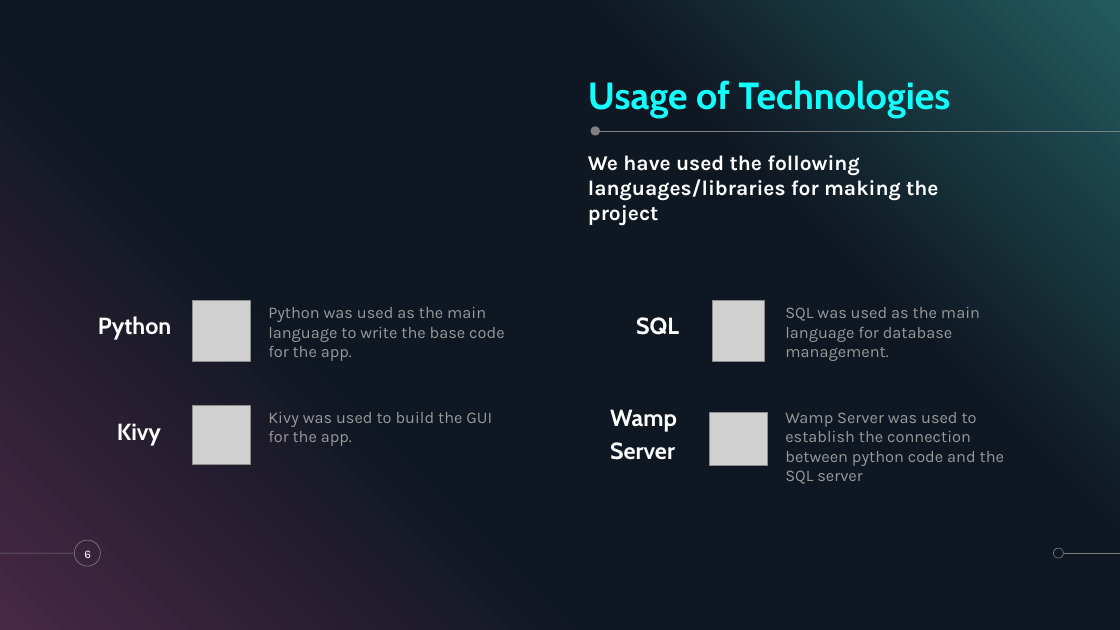
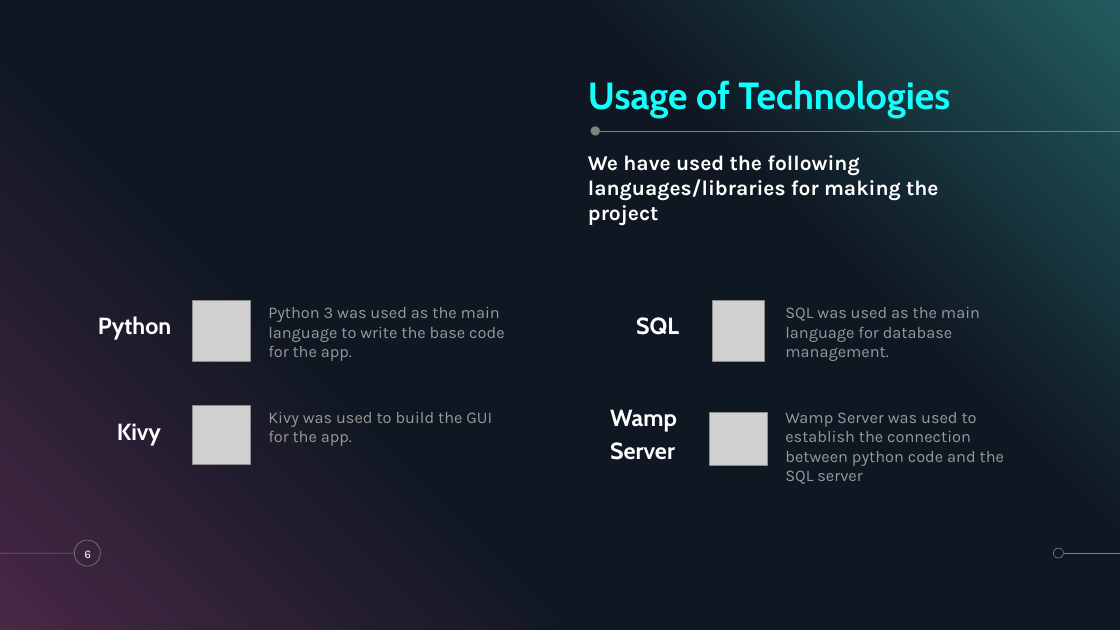
Before and after one commit to krshnknsr21/Sentiment-Analysis, a slide deck: slide 6 of Overview.pptx. Drawn at 1120x630 pixels with LibreOffice and Linux fonts; fonts in the diff are those of the drawing; grey boxes stand for pictures. Boxes give left, top, right and bottom in pixels: in the first picture for what was removed or moved away, otherwise in the second. Text is boxed around its words. In the diff, an @@ line names an element or a change of style, - is before the commit and + after.

```diff
--- a/Overview.pptx
+++ b/Overview.pptx
@@ text at [268, 307, 504, 361]: text changed @@
-Python was used as the main language to write the base code for the app.
+Python 3 was used as the main language to write the base code for the app.
```
